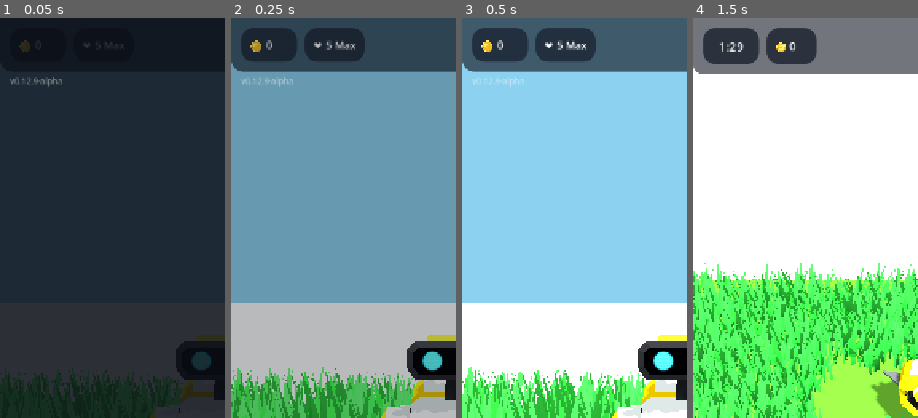
Above: before the commit, frames 1-4 (left to right).
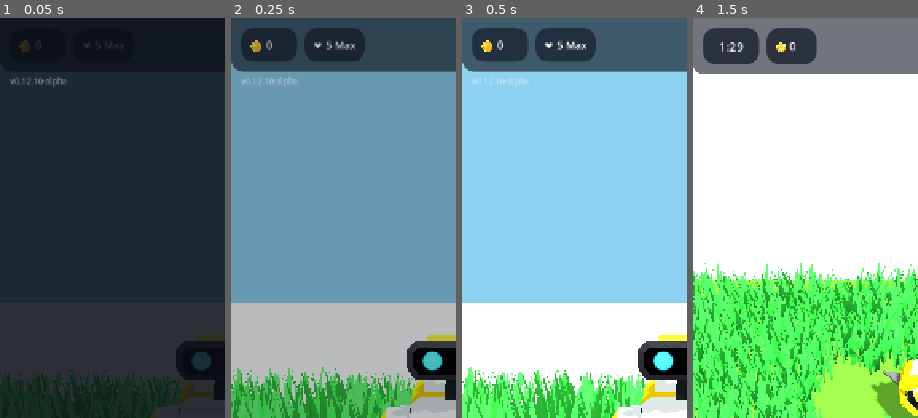
Above: after the commit, the same moments.

Repository: rogerbif/grass-cut-bot
Game: Godot game, scene res://scenes/menu/main_menu.tscn
Same seed, same stepped clock (60 frames per second), same inputs: the game is played once before the commit and once after it.
Inputs (mouse positions are % of the whole screen's width and height, from its top left):
- Up to frame 1 (0.05 s): no input
- Up to frame 2 (0.25 s): no input
- Up to frame 3 (0.5 s): no input
- Up to frame 4 (1.5 s): click "Level 1 ▶" at 0.5 s; tap Enter at 1.25 s; move the mouse to (72, 45) at 1.27 s; hold Right (ui_right) from 1.28 s (still down); hold Alt from 1.28 s (still down); click (72, 45) at 1.42 s
The pictures show only the part of the screen within x 0-50%, y 0-50%; the shares and areas given below are measured in that part.

The runs differ from the first frame. In frame 1, 0.1% of the frame differs, in the area x 15-30%, y 14-18%; in frame 2, less than 0.1%; in frame 3, less than 0.1%; in frame 4, nothing differs.

Commit message:
feat(audio): separar sfx goal_completed e level_completed com fogos (v0.12.10-alpha)

Diff:
--- a/project.godot
+++ b/project.godot
@@ -11,7 +11,7 @@
 [application]
 
 config/name="Grass Cut Bot"
-config/version="0.12.9-alpha"
+config/version="0.12.10-alpha"
 run/main_scene="res://scenes/menu/main_menu.tscn"
 config/features=PackedStringArray("4.7", "Mobile")
 boot_splash/image="uid://3pegaomvcdut"
--- a/scripts/core/audio_manager.gd
+++ b/scripts/core/audio_manager.gd
@@ -16,6 +16,7 @@
 const SFX_COIN_PICKUP: AudioStream = preload("res://assets/audio/sfx/coin_pickup.wav")
 const SFX_TIMER_COUNTDOWN: AudioStream = preload("res://assets/audio/sfx/Timer_Countdown.wav")
 const SFX_GOAL_COMPLETED: AudioStream = preload("res://assets/audio/sfx/goal_completed.wav")
+const SFX_LEVEL_COMPLETED: AudioStream = preload("res://assets/audio/sfx/level_completed.wav")
 const SFX_STAR_WIN: AudioStream = preload("res://assets/audio/sfx/Star_win.mp3")
 const SFX_STAR_POP: AudioStream = preload("res://assets/audio/sfx/Star_pop.wav")
 const SFX_MACHINE_POWER_OFF: AudioStream = preload("res://assets/audio/sfx/MachinePowerOff.ogg")
@@ -71,7 +72,8 @@
 		"coin_pickup": SFX_COIN_PICKUP,
 		"timer_countdown": SFX_TIMER_COUNTDOWN,
 		"goal_completed": SFX_GOAL_COMPLETED,
-		"star_win": SFX_STAR_WIN,
+		"level_completed": SFX_LEVEL_COMPLETED,
+		"star_win": SFX_LEVEL_COMPLETED,
 		"star_pop": SFX_STAR_POP,
 		"defeat": SFX_MACHINE_POWER_OFF,
 		"pause": SFX_PAUSE,
--- a/scripts/core/game_manager.gd
+++ b/scripts/core/game_manager.gd
@@ -163,7 +163,7 @@
 		stars = SaveManager.record_level_victory(current_level, time_left, time_limit, level_coins)
 
 	if AudioManager != null:
-		AudioManager.play_sfx("star_win")
+		AudioManager.play_sfx("level_completed")
 
 	level_won.emit(level_coins, stars)
 	state_changed.emit(current_state)
--- a/scripts/core/game_version.gd
+++ b/scripts/core/game_version.gd
@@ -7,7 +7,7 @@
 
 const MAJOR: int = 0
 const MINOR: int = 12
-const PATCH: int = 9
+const PATCH: int = 10
 const STAGE: String = "ALPHA" # "PRE-ALPHA", "ALPHA", "BETA", "RC", "RELEASE"
 const BUILD_TYPE: String = "dev" # "dev", "nightly", "public"
 
Not shown, removed: assets/audio/sfx/goal_completed.wav.import
Not shown, changed: export_presets.cfg
Not shown, changed: assets/audio/sfx/goal_completed.wav
Not shown, added: assets/audio/sfx/level_completed.wav
Not shown, added: docs/historico_melhorias/086_separacao_audio_objetivo_e_conclusao_fase.md
Not shown, changed: docs/historico_melhorias/INDICE_MELHORIAS.md
